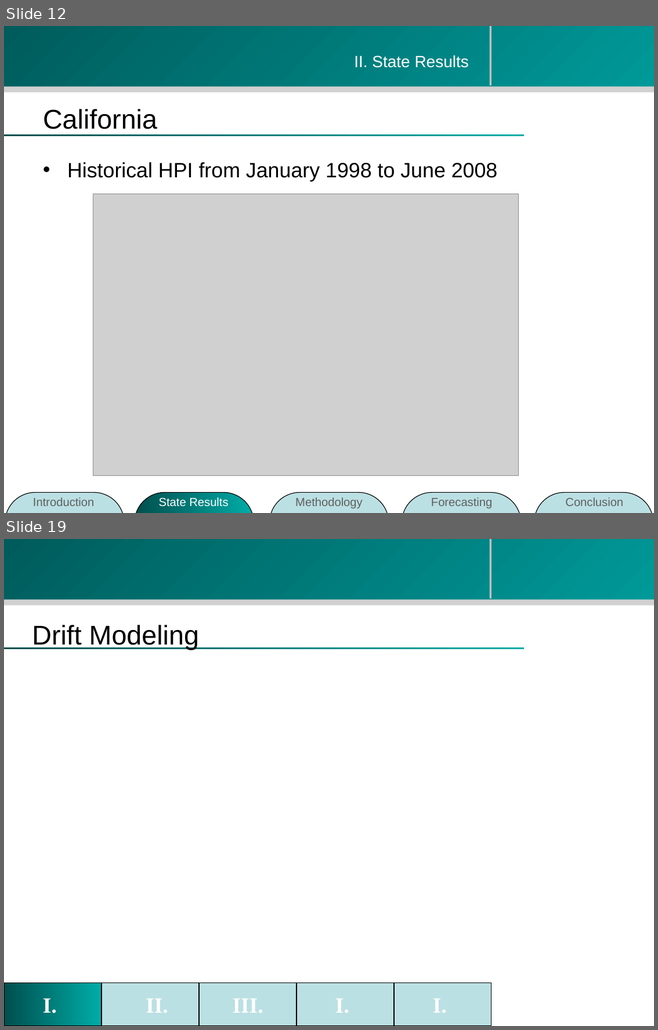
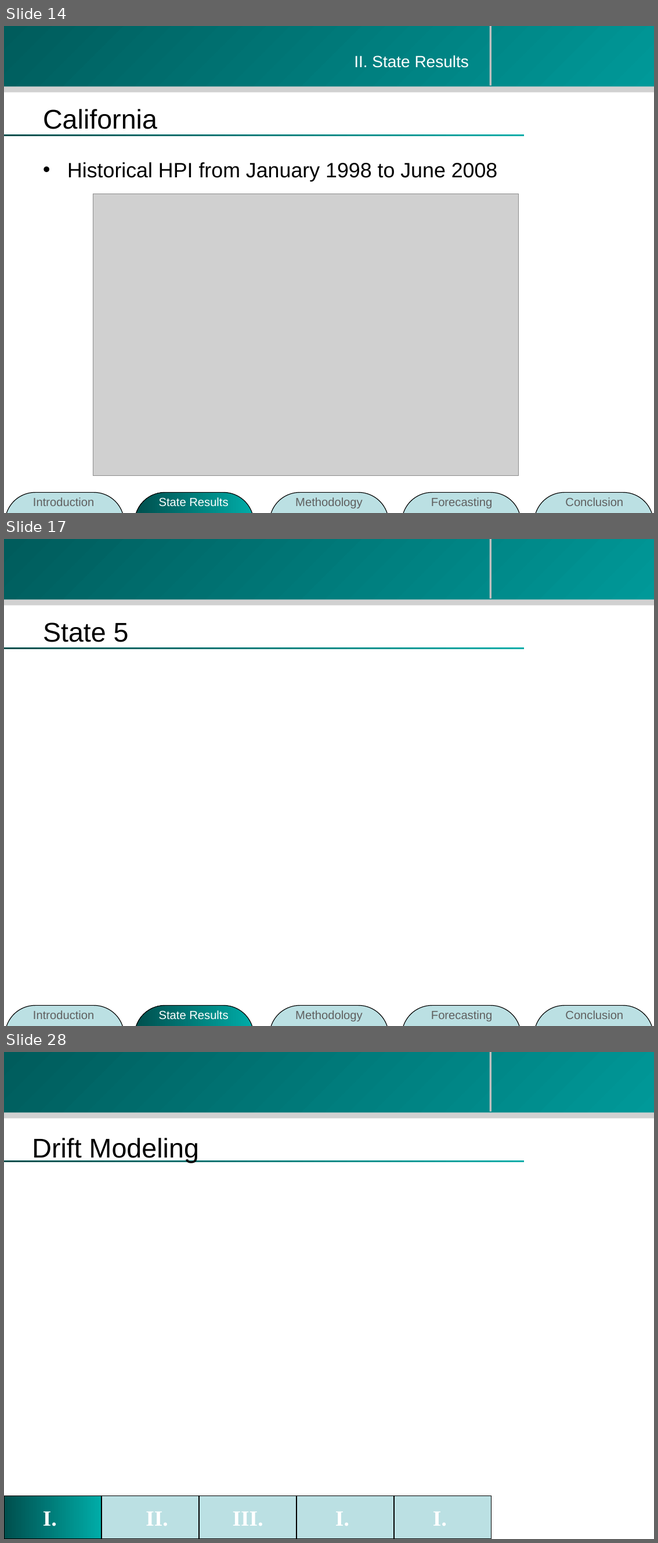
Before and after one commit to zhouzhenghui/svnrepository, a slide deck: SVNRepository/Presentation/M.Eng Final Presentation-take2.ppt. Shown one above the other, each under a label of ours: slides 12 and 19 before the commit, slides 14, 17 and 28 after it; the slides between them are not shown. The pictures are 658x1030 and 658x1543 pixels, drawn with LibreOffice and Linux fonts; fonts in the diff are those of the drawing; grey boxes stand for pictures; background and template pictures are left out. Boxes give left, top, right and bottom in pixels: in the first picture for what was removed or moved away, otherwise in the second. Text is boxed around its words. In the diff, an @@ line names an element or a change of style, - is before the commit and + after.

```diff
--- a/SVNRepository/Presentation/M.Eng Final Presentation-take2.ppt
+++ b/SVNRepository/Presentation/M.Eng Final Presentation-take2.ppt
@@ slide 17 added at (4,539,654,1026), background #FFFFFF; not listed: 4 template elements that a slide beside it also shows @@
@@ title added at (43,623,129,642), 30 pt, text #000000 @@
+State 5
@@ group added at (5,1005,653,1026): 5 rounded rectangles, 5 texts @@
+Introduction
+State Results
+Methodology
+Forecasting
+Conclusion
@@ what was slide 12 is now slide 14 @@
@@ what was slide 19 is now slide 28 @@
```
Also in this commit, not shown: 7 slides changed, 8 other slides added.
